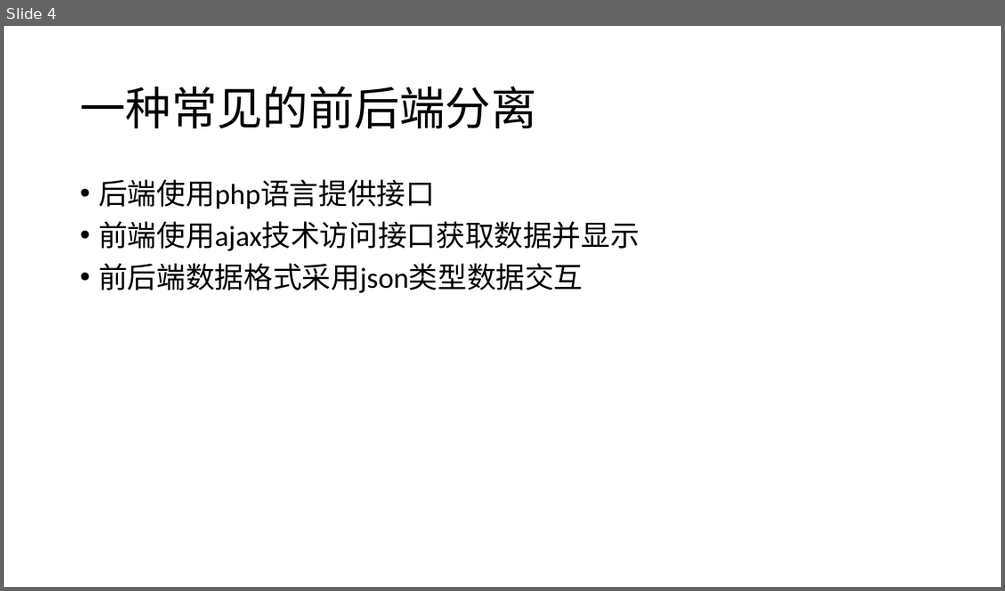
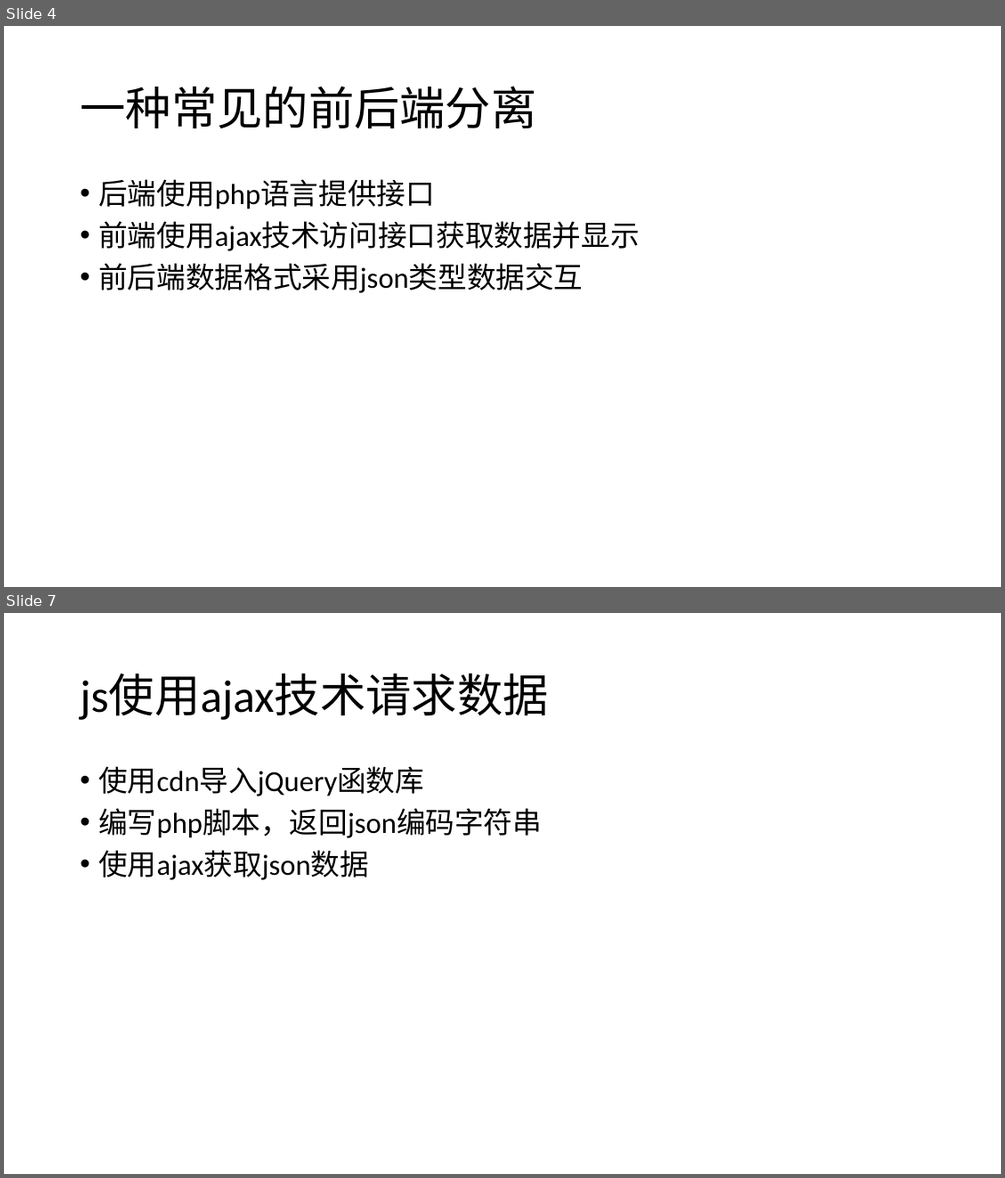
Before and after one commit to zhan3333/php-example, a slide deck: doc/ppt/第八课-前后端分离.pptx. Shown one above the other, each under a label of ours: slide 4 before the commit, slides 4 and 7 after it; the slides between them are not shown. The pictures are 1005x591 and 1005x1178 pixels, drawn with LibreOffice and Linux fonts; fonts in the diff are those of the drawing. Boxes give left, top, right and bottom in pixels: in the first picture for what was removed or moved away, otherwise in the second. Text is boxed around its words. In the diff, an @@ line names an element or a change of style, - is before the commit and + after.

```diff
--- a/doc/ppt/第八课-前后端分离.pptx
+++ b/doc/ppt/第八课-前后端分离.pptx
@@ slide 7 added at box(4, 613, 1001, 1174), background #FFFFFF @@
@@ title added at box(80, 674, 548, 720), 44 pt, text #000000 @@
+js使用ajax技术请求数据
@@ text added at box(98, 766, 542, 880), 28 pt, text #000000 @@
+• 使用cdn导入jQuery函数库
+• 编写php脚本，返回json编码字符串
+• 使用ajax获取json数据
```
Also in this commit, not shown: 1 slide changed, 2 other slides added, 3 slides removed, 16 other files.
